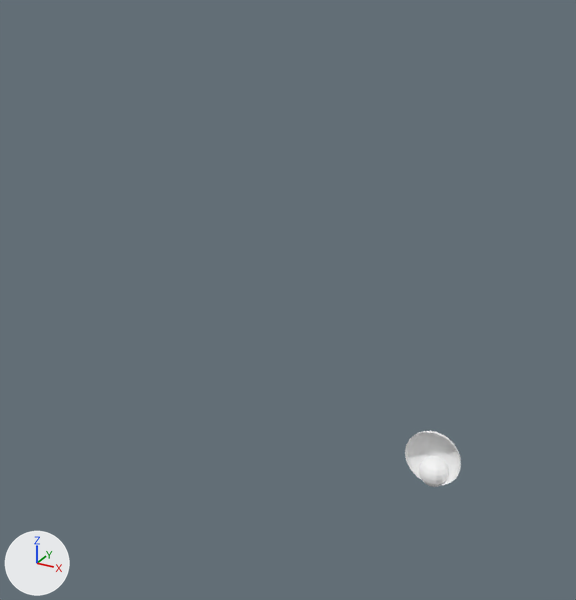
One commit to the glTF model public/assets/characters/hair/hair_bun.glb: the scene before it, then after it.
Before and after are seen from a 50 mm camera at (0.74, -0.91, 1.77) aimed at (-0.17, 0.75, 0.93). The lights are fixed; the arrows at lower left show +X, +Y and +Z. The older version comes first. Where no turn or scale is listed for an object, it has been applied to the vertices. Vertices at exactly the same position are counted once.

Script lines for the objects in view, before the commit:
```python
me_sphere = bpy.data.meshes.new('Sphere')
me_sphere.from_pydata(...)  # 255 vertices, 476 faces; spans x -0.11..0.11, y 1.55..1.67, z -0.14..0.116
me_sphere.materials.append(mat_hair_bun_mat)  # white #ffffff
ob_hair_bun = bpy.data.objects.new('hair_bun', me_sphere)
ob_hair_bun.location = (0.0, 0.0, 0.0)
```
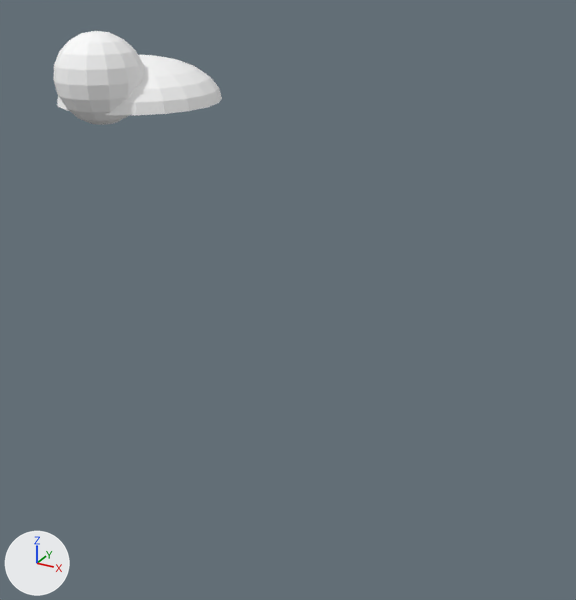
What differs and where, as boxes (x1, y1, x2, y2) in the pictures (576 x 600 px; the box of a moved part takes in the faces that stretch with it):
'hair_bun', reshaped (198% wider, 67% taller): before (405, 431, 461, 487); after (53, 31, 222, 125)
part 1 of me_sphere, moved or reshaped: before (419, 456, 449, 487); after (53, 31, 144, 125)
part 2 of me_sphere, added: after (57, 55, 222, 115)
part 3 of me_sphere, deleted: before (405, 431, 461, 485)

The change, as a list of edits to the scene's bpy script:
```text
Change me_sphere:
    used by ob_hair_bun; location = (0.0, 0.0, 0.0)
    remove me_sphere.from_pydata(...)  # 255 vertices, 476 faces; spans x -0.11..0.11, y 1.55..1.67, z -0.14..0.116
    add me_sphere.from_pydata(...)  # 249 vertices, 472 faces; spans x -0.116..0.116, y -0.14..0.116, z 1.55..1.67
    me_sphere part 1: the loose piece of 128 vertices spanning x -0.058..0.058, y 1.55..1.67, z -0.14..-0.02 is moved by (0.0, -1.69, 1.69)
    me_sphere part 2: a new loose piece of 121 vertices spanning x -0.116..0.116, y -0.116..0.116, z 1.57..1.631, in mat_hair_bun_mat (white #ffffff)
    me_sphere part 3: the loose piece of 127 vertices spanning x -0.11..0.11, y 1.565..1.631, z -0.116..0.116 is deleted
```
